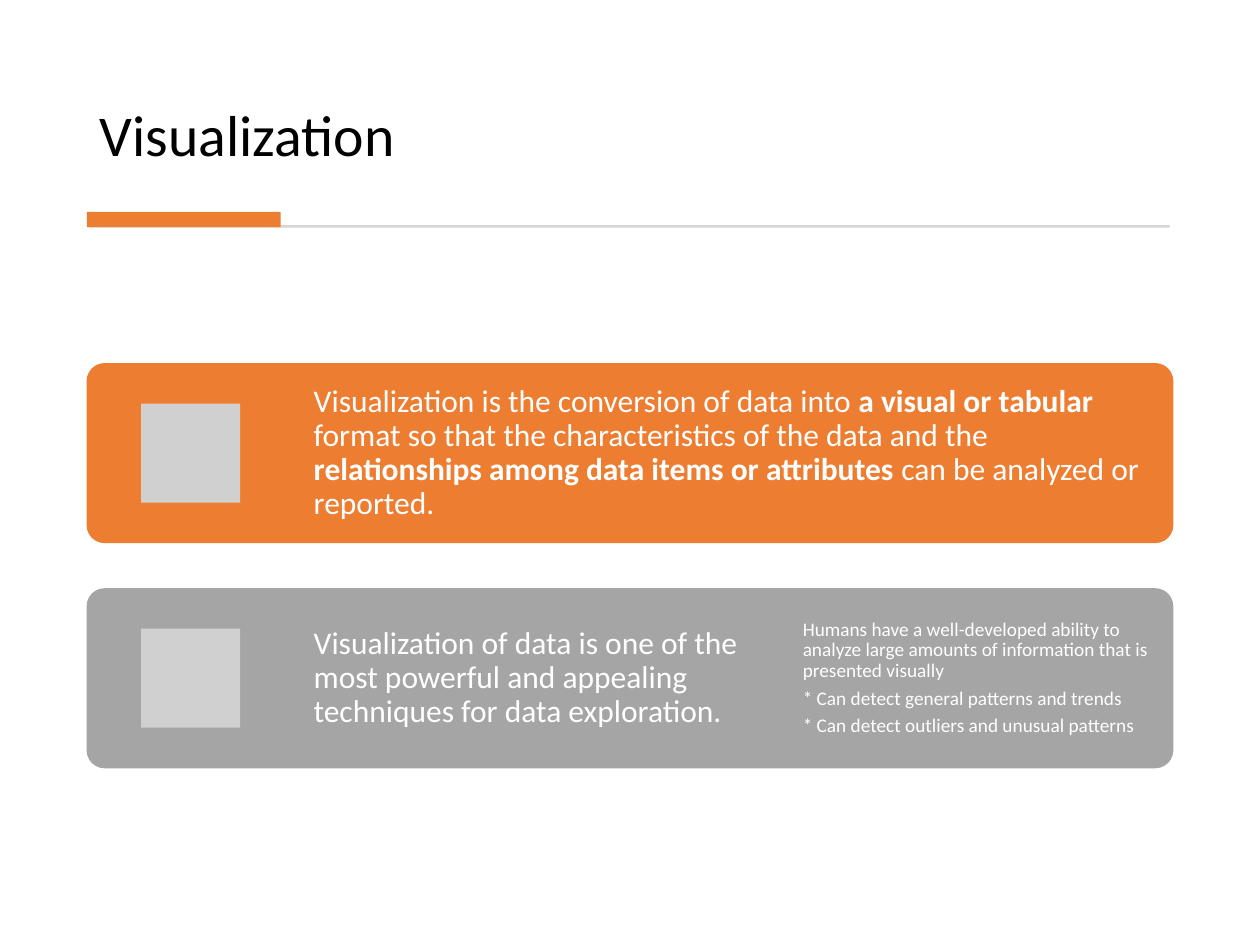
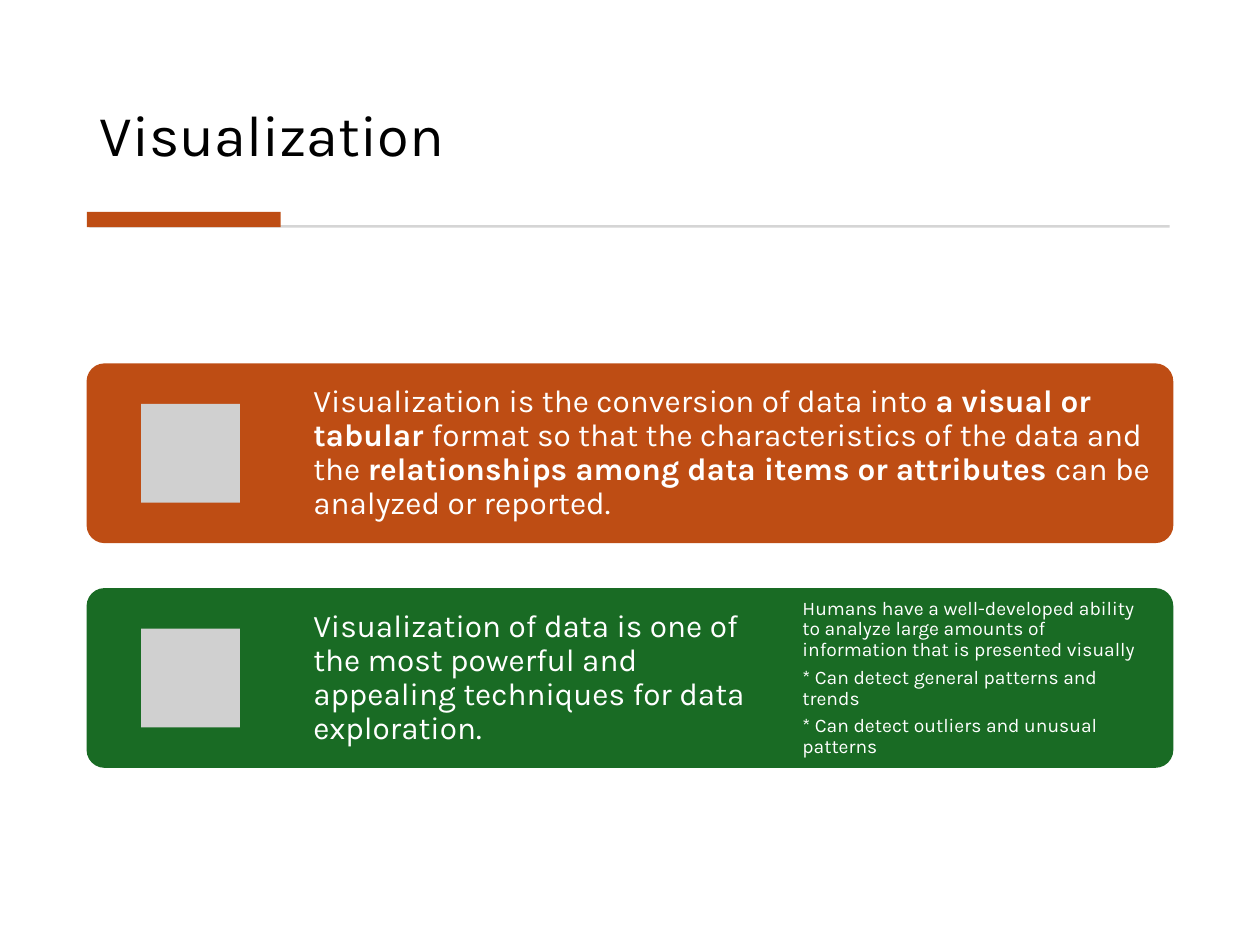
Before and after one commit to mhahsler/Introduction_to_Data_Mining_R_Examples, a slide deck: slide 17 of slides/chap2_exploration.pptx. Drawn at 1260x945 pixels with LibreOffice and Linux fonts; fonts in the diff are those of the drawing; grey boxes stand for pictures. Boxes give left, top, right and bottom in pixels: in the first picture for what was removed or moved away, otherwise in the second. Text is boxed around its words. In the diff, an @@ line names an element or a change of style, - is before the commit and + after.

```diff
--- a/slides/chap2_exploration.pptx
+++ b/slides/chap2_exploration.pptx
@@ rectangle at (x1=87, y1=212, x2=281, y2=227): fill #ED7D31 to #BE4D14 @@
@@ rounded rectangle at (x1=87, y1=363, x2=1173, y2=543): fill #ED7D31 to #BE4D14 @@
@@ font Calibri to Karla in 4 elements at (x1=100, y1=116, x2=444, y2=157), (x1=313, y1=615, x2=744, y2=747), (x1=802, y1=602, x2=1135, y2=758), (x1=313, y1=389, x2=1150, y2=522) @@
@@ rounded rectangle at (x1=87, y1=588, x2=1173, y2=769): fill #A5A5A5 to #196B24 @@
```
Also in this commit, not shown: 35 other slides changed, 1 other file.
